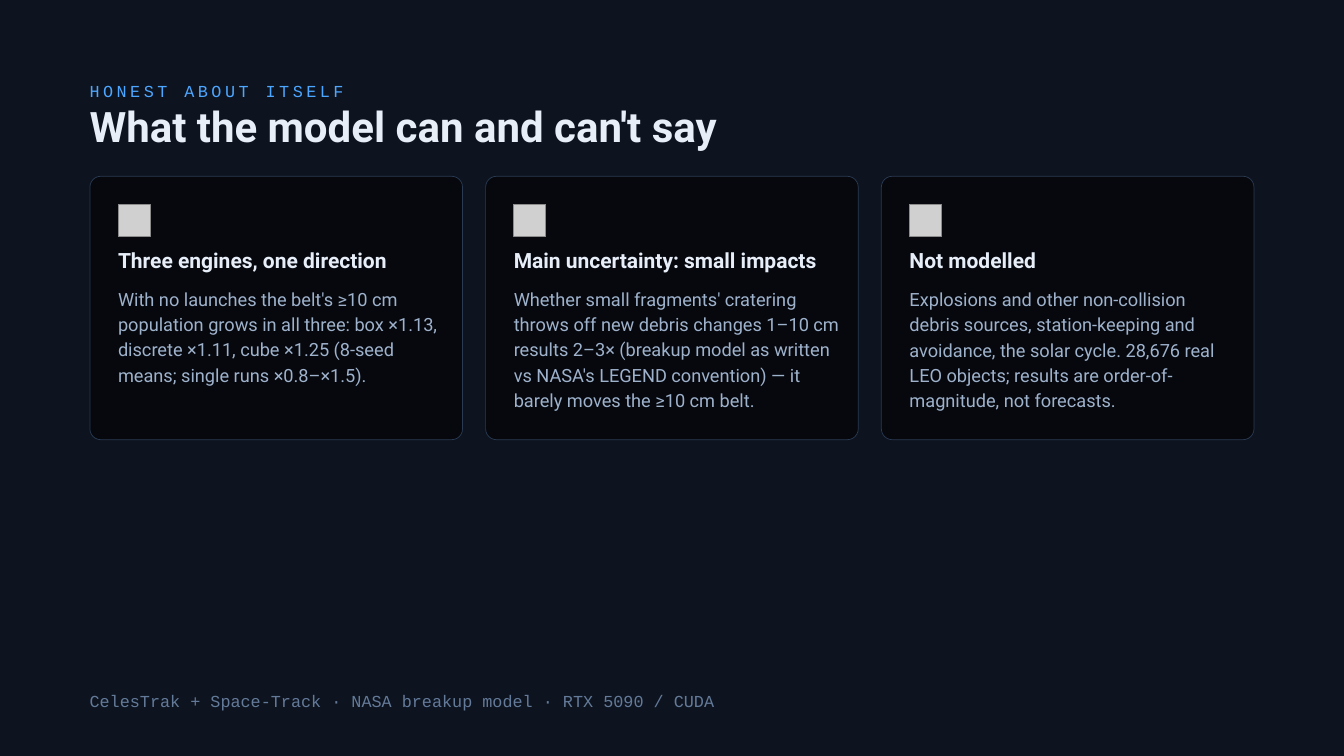
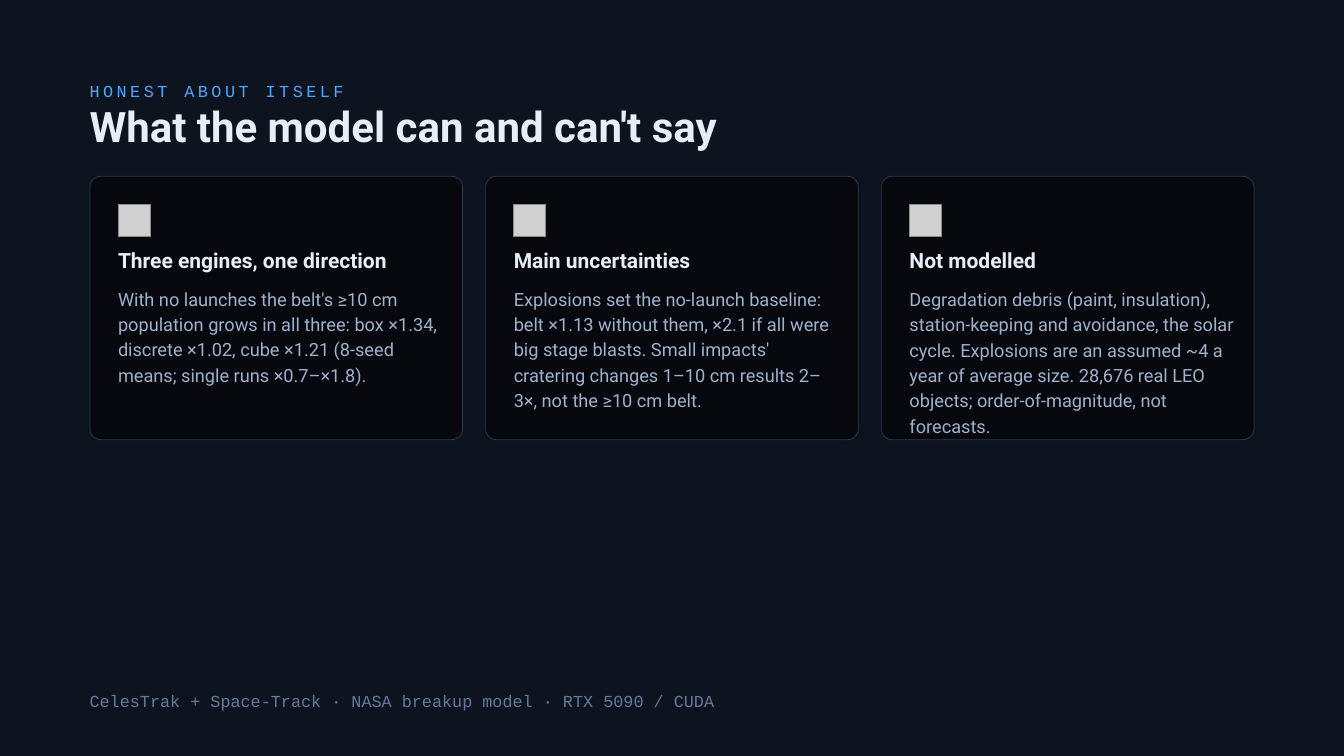
Before and after one commit to TimKadyrov/DebrisCascade, a slide deck: slide 22 of Barrel of Nails — Kessler Study.pptx. Drawn at 1344x756 pixels with LibreOffice and Linux fonts; fonts in the diff are those of the drawing; grey boxes stand for pictures. Boxes give left, top, right and bottom in pixels: in the first picture for what was removed or moved away, otherwise in the second. Text is boxed around its words. In the diff, an @@ line names an element or a change of style, - is before the commit and + after.

```diff
--- a/Barrel of Nails — Kessler Study.pptx
+++ b/Barrel of Nails — Kessler Study.pptx
@@ text at [514, 252, 690, 269]: text changed @@
-Main uncertainty: small impacts
+Main uncertainties
@@ text at [118, 292, 437, 386]: text changed @@
-With no launches the belt's ≥10 cm population grows in all three: box ×1.13, discrete ×1.11, cube ×1.25 (8-seed means; single runs ×0.8–×1.5).
+With no launches the belt's ≥10 cm population grows in all three: box ×1.34, discrete ×1.02, cube ×1.21 (8-seed means; single runs ×0.7–×1.8).
@@ text at [514, 292, 829, 410]: text changed @@
-Whether small fragments' cratering throws off new debris changes 1–10 cm results 2–3× (breakup model as written vs NASA's LEGEND convention) — it barely moves the ≥10 cm belt.
+Explosions set the no-launch baseline: belt ×1.13 without them, ×2.1 if all were big stage blasts. Small impacts' cratering changes 1–10 cm results 2–3×, not the ≥10 cm belt.
@@ text at [909, 292, 1233, 433]: text changed @@
-Explosions and other non-collision debris sources, station-keeping and avoidance, the solar cycle. 28,676 real LEO objects; results are order-of-magnitude, not forecasts.
+Degradation debris (paint, insulation), station-keeping and avoidance, the solar cycle. Explosions are an assumed ~4 a year of average size. 28,676 real LEO objects; order-of-magnitude, not forecasts.
```
Also in this commit, not shown: 5 other slides changed, 5 other files.
